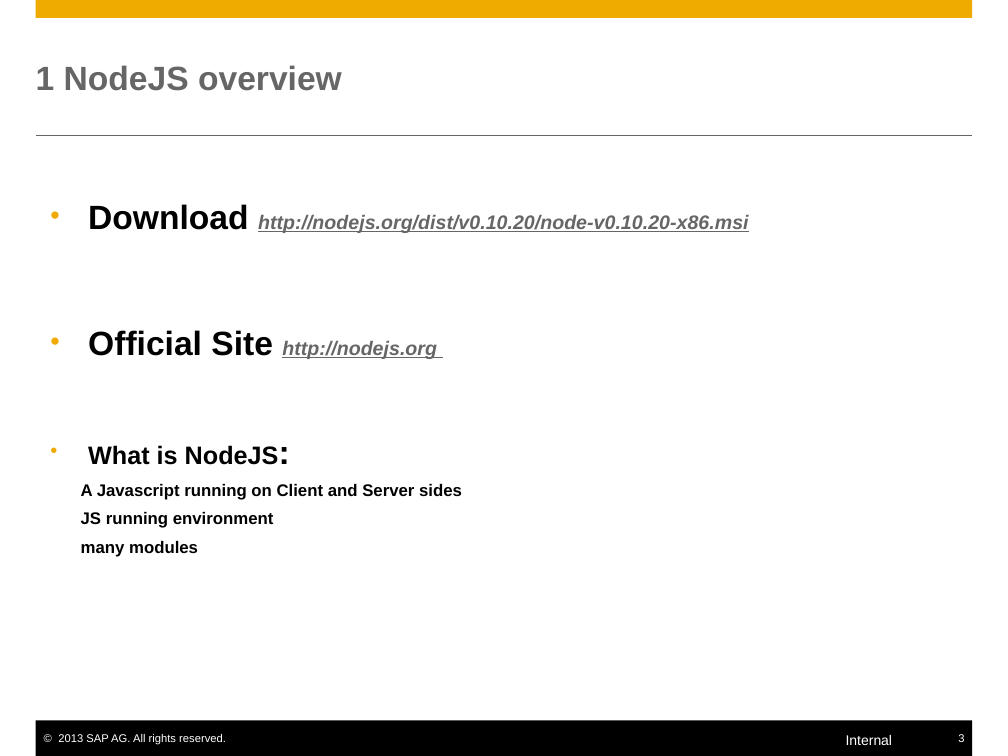
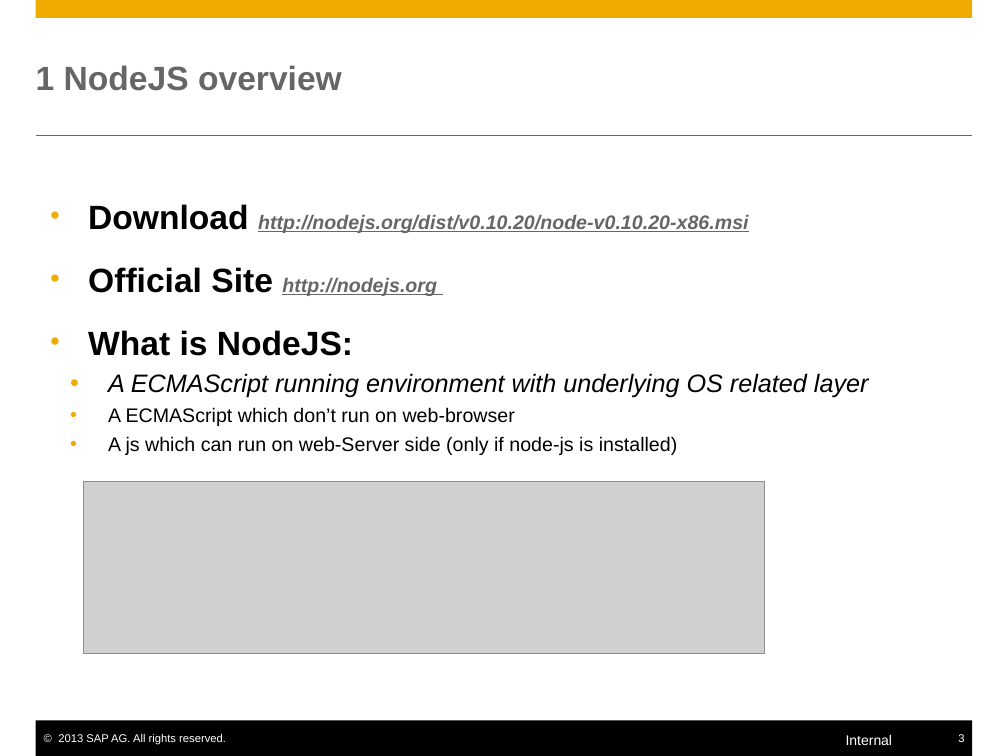
Before and after one commit to yjhcjykwbk-jlsec/mynodejs, a slide deck: slide 3 of nodejs.pptx. Drawn at 1008x756 pixels with LibreOffice and Linux fonts; fonts in the diff are those of the drawing; grey boxes stand for pictures. Boxes give left, top, right and bottom in pixels: in the first picture for what was removed or moved away, otherwise in the second. Text is boxed around its words. In the diff, an @@ line names an element or a change of style, - is before the commit and + after.

```diff
--- a/nodejs.pptx
+++ b/nodejs.pptx
@@ text at bbox=[88, 330, 353, 356]: size 18 to 24 pt in "What is NodeJS:" @@
@@ text at bbox=[108, 373, 869, 455]: text changed; size 12 to 14 pt; bold off @@
-  A Javascript running on Client and Server sides
-  JS running environment
-  many modules
+    • A ECMAScript running environment with underlying OS related layer
+    • A ECMAScript which don’t run on web-browser
+    • A js which can run on web-Server side (only if node-js is installed)
@@ picture added at bbox=[84, 481, 765, 653] @@
```
Also in this commit, not shown: 19 other slides changed, 7 slides added.
